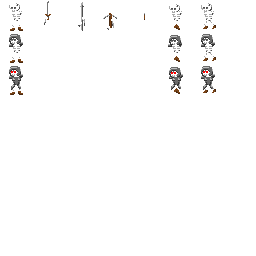
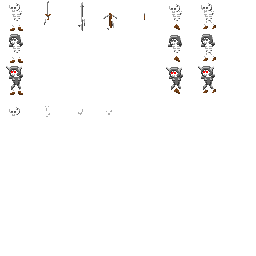
Before/after of a w=256, h=256 layered artwork. What changed in the layer stack:
hid "Layer 4", moved it above "Layer 3", painted on it over [6, 66, 214, 72]
removed layer "Layer 2" over [9, 66, 214, 72]
painted on "Layer 3" over [6, 66, 214, 117]
